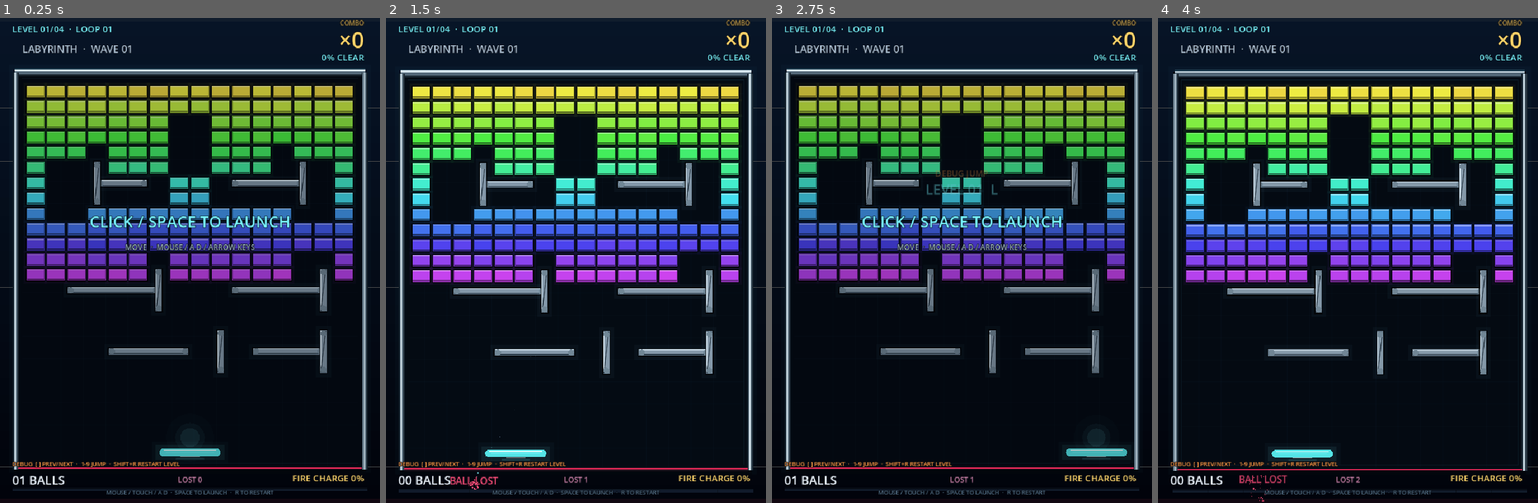
Above: before the commit, frames 1-4 (left to right).
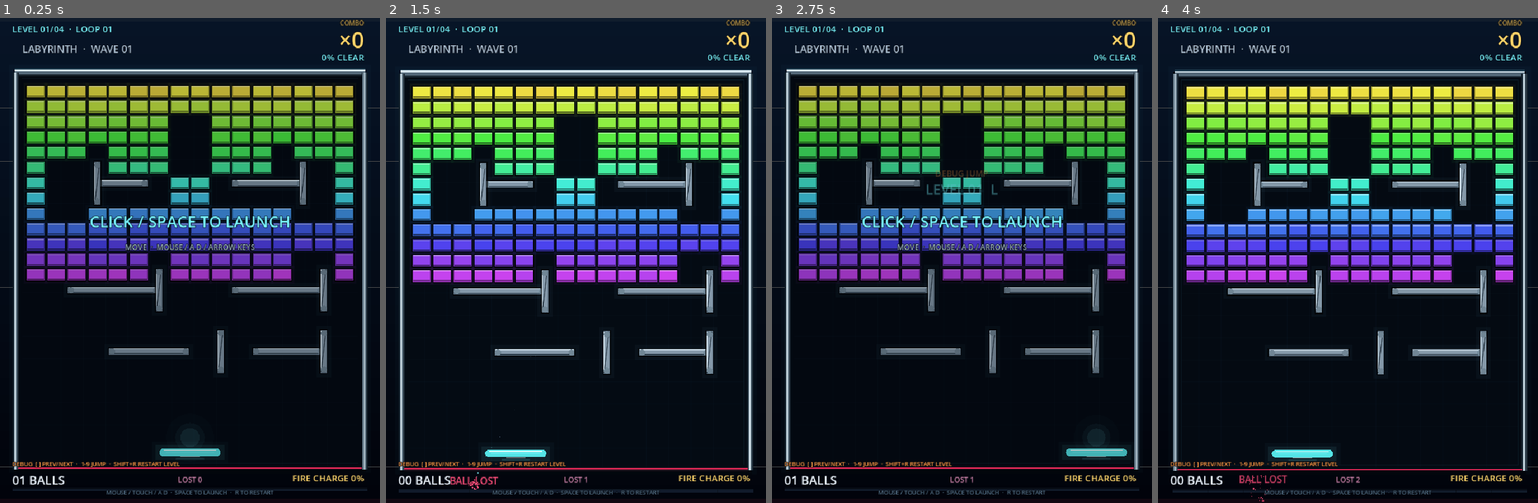
Above: after the commit, the same moments.

Repository: soryu-ryouji/ping-pong
Game: Godot game, scene res://main.tscn
The game is run twice, just before and just after one commit, with the same random seed, the same clock (stepped at 60 frames per second) and the same inputs.
Inputs (mouse positions are in pixels of both pictures, inside the frame that each line leads up to):
- Up to frame 1 (0.25 s): no input
- Up to frame 2 (1.5 s): tap Enter at 0.5, 0.6 s; move the mouse to (659, 236) at 0.52 s; hold Right (ui_right) 0.53-1.25 s; click (659, 236) at 0.67 s; tap Space at 0.77 s; drag from (500, 284) to (557, 357) at 1.27 s
- Up to frame 3 (2.75 s): move the mouse to (1000, 153) at 2.02 s; hold Right (ui_right) from 2.03 s (still down); tap 1 at 2.1 s
- Up to frame 4 (4 s): release Right (ui_right) at 2.75 s; drag from (1329, 357) to (1234, 187) at 2.77 s; move the mouse to (1462, 333) at 3.52 s; hold Left (ui_left) from 3.53 s (still down); tap Enter at 3.6 s; tap Space at 3.77 s

The runs differ from the first frame. In frame 1, 1.3% of the frame differs, in the area x 12-93%, y 14-74%; in frame 2, 1.6%; in frame 3, 1.3%; in frame 4, 1.7%, in the area x 7-94%, y 14-74%.

Commit message:
feat: 支持关卡铺满场地布局

Diff:
--- a/resources/game_config.tres
+++ b/resources/game_config.tres
@@ -13,6 +13,9 @@
 inner_left = 42.0
 inner_right = 678.0
 inner_top = 118.0
+brick_area_margin = 8.0
+brick_area_max_height = 420.0
+brick_area_bottom = 772.0
 paddle_y = 824.0
 paddle_width = 116.0
 paddle_height = 14.0
--- a/scripts/core/game_world.gd
+++ b/scripts/core/game_world.gd
@@ -48,7 +48,7 @@
 func _init(game_config: GameConfig) -> void:
     config = game_config
     rng.seed = config.random_seed
-    levels = LevelLoader.load_manifest(config.level_manifest)
+    levels = LevelLoader.load_manifest(config.level_manifest, config)
 
 
 func reset_run() -> void:
--- a/scripts/data/game_config.gd
+++ b/scripts/data/game_config.gd
@@ -9,6 +9,9 @@
 @export var inner_left := 42.0
 @export var inner_right := 678.0
 @export var inner_top := 118.0
+@export var brick_area_margin := 8.0
+@export var brick_area_max_height := 420.0
+@export var brick_area_bottom := 772.0
 @export var paddle_y := 824.0
 @export var paddle_width := 116.0
 @export var paddle_height := 14.0
--- a/scripts/data/level_definition.gd
+++ b/scripts/data/level_definition.gd
@@ -21,6 +21,8 @@
 
 @export var layout_file := ""
 @export var display_name := ""
+@export var auto_layout := true
+@export var fill_field := false
 @export var rows := 0
 @export var columns := 0
 @export var brick_rows := 0
--- a/scripts/systems/level_loader.gd
+++ b/scripts/systems/level_loader.gd
@@ -4,7 +4,7 @@
 const COMMENT_PREFIXES := ["//", ";", "#"]
 
 
-static func load_manifest(manifest_path: String) -> Array[LevelDefinition]:
+static func load_manifest(manifest_path: String, config: GameConfig = null) -> Array[LevelDefinition]:
     var result: Array[LevelDefinition] = []
     if manifest_path.is_empty():
         push_error("Level manifest path is empty")
@@ -26,7 +26,7 @@
             var with_extension := level_path + ".txt"
             if FileAccess.file_exists(with_extension):
                 level_path = with_extension
-        var definition := load_definition(level_path)
+        var definition := load_definition(level_path, config)
         if definition != null:
             result.append(definition)
     if result.is_empty():
@@ -34,7 +34,7 @@
     return result
 
 
-static func load_definition(path: String) -> LevelDefinition:
+static func load_definition(path: String, config: GameConfig = null) -> LevelDefinition:
     if not FileAccess.file_exists(path):
         push_error("Level file not found: %s" % path)
         return null
@@ -45,6 +45,7 @@
 
     var definition := LevelDefinition.new()
     definition.layout_file = path
+    var layout_config: GameConfig = config if config != null else GameConfig.new()
     var grid_lines: PackedStringArray = []
     var symbol_colors := {}
     var walls: Array[Rect2] = []
@@ -74,10 +75,22 @@
 
     definition.rows = grid_lines.size()
     definition.columns = 0
-    for line in grid_lines:
+    definition.brick_rows = 0
+    for row in range(definition.rows):
+        var line := grid_lines[row]
         definition.columns = maxi(definition.columns, line.length())
+        for column in range(line.length()):
+            var symbol := line[column]
+            if symbol == "." or symbol == " " or symbol == "X" or symbol == "=" or symbol == "+":
+                continue
+            definition.brick_rows = maxi(definition.brick_rows, row + 1)
     definition.grid = grid_lines
     definition.symbol_colors = symbol_colors
+    if definition.auto_layout:
+        if definition.fill_field:
+            _apply_fill_layout(definition, layout_config)
+        else:
+            _apply_auto_layout(definition, layout_config)
 
     for row in range(definition.rows):
         for column in range(definition.columns):
@@ -98,7 +111,6 @@
             var symbol := _symbol_at(grid_lines[row], column)
             if symbol == "." or symbol == " " or symbol == "X" or symbol == "=" or symbol == "+":
                 continue
-            definition.brick_rows = maxi(definition.brick_rows, row + 1)
             brick_symbols += 1
             var rect := Rect2(
                 definition.brick_origin + Vector2(column, row) * definition.brick_step,
@@ -141,6 +153,10 @@
             definition.brick_size = _parse_vector2(value, definition.brick_size)
         "step":
             definition.brick_step = _parse_vector2(value, definition.brick_step)
+        "auto_layout":
+            definition.auto_layout = _parse_bool(value)
+        "fill_field":
+            definition.fill_field = _parse_bool(value)
         "hue_start":
             definition.hue_start = value.to_float()
         "hue_end":
@@ -177,6 +193,11 @@
     return Vector2(parts[0], parts[1])
 
 
+static func _parse_bool(value: String) -> bool:
+    var normalized := value.strip_edges().to_lower()
+    return normalized == "true" or normalized == "1" or normalized == "yes" or normalized == "on"
+
+
 static func _parse_floats(value: String) -> PackedFloat32Array:
     var parts := value.replace(",", " ").replace("\t", " ").split(" ", false)
     var result := PackedFloat32Array()
@@ -207,6 +228,66 @@
         if wall.grow(3.0).intersects(rect):
             return true
     return false
+
+
+static func _apply_auto_layout(definition: LevelDefinition, config: GameConfig) -> void:
+    if definition.columns <= 0 or definition.brick_rows <= 0:
+        return
+    var natural_width := float(definition.columns - 1) * definition.brick_step.x + definition.brick_size.x
+    var natural_height := float(definition.brick_rows - 1) * definition.brick_step.y + definition.brick_size.y
+    var natural_total_height := float(definition.rows - 1) * definition.brick_step.y + definition.brick_size.y
+    var available_width := maxf(1.0, config.inner_right - config.inner_left - config.brick_area_margin * 2.0)
+    var available_height := maxf(1.0, config.brick_area_max_height)
+    var available_total_height := maxf(1.0, config.field_bottom - definition.brick_origin.y - 120.0)
+
+    var scale := 1.0
+    if natural_width > available_width:
+        scale = minf(scale, available_width / natural_width)
+    if natural_height > available_height:
+        scale = minf(scale, available_height / natural_height)
+    if natural_total_height > available_total_height:
+        scale = minf(scale, available_total_height / natural_total_height)
+    scale = clampf(scale, 0.2, 1.0)
+
+    definition.brick_size *= scale
+    definition.brick_step *= scale
+    definition.wall_thickness = maxf(2.0, definition.wall_thickness * scale)
+
+    var grid_width := float(definition.columns - 1) * definition.brick_step.x + definition.brick_size.x
+    definition.brick_origin.x = config.inner_left + (config.inner_right - config.inner_left - grid_width) * 0.5
+
+
+static func _apply_fill_layout(definition: LevelDefinition, config: GameConfig) -> void:
+    if definition.columns <= 0 or definition.rows <= 0:
+        return
+    var old_size := definition.brick_size
+    var old_step := definition.brick_step
+    var size_ratio_x := old_size.x / maxf(old_step.x, 0.001)
+    var size_ratio_y := old_size.y / maxf(old_step.y, 0.001)
+    var area_left := config.inner_left
+    var area_right := config.inner_right
+    var area_top := definition.brick_origin.y
+    var area_bottom := maxf(area_top + 1.0, config.brick_area_bottom)
+    var available_width := maxf(1.0, area_right - area_left)
+    var available_height := maxf(1.0, area_bottom - area_top)
+
+    definition.brick_step = Vector2(
+        available_width / float(definition.columns),
+        available_height / float(definition.rows)
+    )
+    definition.brick_size = Vector2(
+        definition.brick_step.x * size_ratio_x,
+        definition.brick_step.y * size_ratio_y
+    )
+    definition.brick_origin = Vector2(
+        area_left + (definition.brick_step.x - definition.brick_size.x) * 0.5,
+        area_top + (definition.brick_step.y - definition.brick_size.y) * 0.5
+    )
+    var scale := minf(
+        definition.brick_size.x / maxf(old_size.x, 0.001),
+        definition.brick_size.y / maxf(old_size.y, 0.001)
+    )
+    definition.wall_thickness = maxf(2.0, definition.wall_thickness * scale)
 
 
 static func _append_thin_walls(
--- a/tests/level_test.gd
+++ b/tests/level_test.gd
@@ -6,6 +6,7 @@
 func _initialize() -> void:
     test_manifest_and_parse()
     test_generation()
+    test_auto_layout()
     if failures == 0:
         print("LEVEL TEST PASS")
     quit(1 if failures > 0 else 0)
@@ -15,7 +16,7 @@
     var config: GameConfig = load("res://resources/game_config.tres")
     check(config.level_manifest == "res://resources/levels/levels.txt", "Unexpected level manifest path")
 
-    var levels := LevelLoader.load_manifest(config.level_manifest)
+    var levels := LevelLoader.load_manifest(config.level_manifest, config)
     check(levels.size() >= 1, "Level manifest should load at least one level")
     for definition in levels:
         check(definition.rows > 0, "Level has no rows: %s" % definition.layout_file)
@@ -25,7 +26,7 @@
             check(line.length() > 0, "Empty grid line in %s" % definition.layout_file)
             check(line.length() <= definition.columns, "Grid line wider than columns in %s" % definition.layout_file)
 
-    var labyrinth := LevelLoader.load_definition("res://resources/levels/01_labyrinth.txt")
+    var labyrinth := LevelLoader.load_definition("res://resources/levels/01_labyrinth.txt", config)
     check(labyrinth != null, "Labyrinth sample should load")
     if labyrinth != null:
         check(labyrinth.display_name == "Labyrinth", "Labyrinth name mismatch")
@@ -38,7 +39,7 @@
                 break
         check(thin_found, "Labyrinth should generate thin + walls")
 
-    var corridors := LevelLoader.load_definition("res://resources/levels/02_corridors.txt")
+    var corridors := LevelLoader.load_definition("res://resources/levels/02_corridors.txt", config)
     check(corridors != null, "Corridors sample should load")
     if corridors != null:
         check(corridors.walls.size() > 0, "Corridors should parse + cells as walls")
@@ -58,7 +59,7 @@
 
 func test_generation() -> void:
     var config: GameConfig = load("res://resources/game_config.tres")
-    var levels := LevelLoader.load_manifest(config.level_manifest)
+    var levels := LevelLoader.load_manifest(config.level_manifest, config)
     var rng := RandomNumberGenerator.new()
     rng.seed = 12345
 
@@ -73,14 +74,14 @@
                     break
         check(not overlap, "Brick overlaps a wall in %s" % definition.layout_file)
 
-    var labyrinth := LevelLoader.load_definition("res://resources/levels/01_labyrinth.txt")
+    var labyrinth := LevelLoader.load_definition("res://resources/levels/01_labyrinth.txt", config)
     var labyrinth_colors := {}
     if labyrinth != null:
         for brick in LevelGenerator.generate(labyrinth, rng):
             labyrinth_colors[brick.color.to_html(false)] = true
     check(labyrinth_colors.size() >= 3, "Gradient bricks should produce multiple colors")
 
-    var corridors := LevelLoader.load_definition("res://resources/levels/02_corridors.txt")
+    var corridors := LevelLoader.load_definition("res://resources/levels/02_corridors.txt", config)
     var override_color := Color("#ff6b6b")
     var override_found := false
     if corridors != null:
@@ -94,6 +95,41 @@
     )
 
 
+func test_auto_layout() -> void:
+    var config: GameConfig = load("res://resources/game_config.tres")
+    var line := LevelLoader.load_definition("res://resources/levels/04_line.txt", config)
+    check(line != null, "Line sample should load with auto layout")
+    if line != null:
+        check(line.columns == 24, "Line should keep its 24-column grid")
+        check(line.fill_field, "Line should use fill layout")
+        check(line.brick_size.x < 34.0, "Wide Level should scale bricks down")
+        check(line.brick_size.y < 23.0, "Wide Level should scale brick height too")
+        check(line.brick_origin.x >= config.inner_left - 0.01, "Auto layout should stay inside the field")
+        var grid_right := line.brick_origin.x + float(line.columns - 1) * line.brick_step.x + line.brick_size.x
+        check(grid_right <= config.inner_right + 0.01, "Auto layout should fit the right edge")
+        check(absf(line.brick_origin.x - config.inner_left) < 5.0, "Fill layout should use the left edge")
+        check(absf(grid_right - config.inner_right) < 5.0, "Fill layout should use the right edge")
+        var grid_bottom := line.brick_origin.y + float(line.rows - 1) * line.brick_step.y + line.brick_size.y
+        check(absf(grid_bottom - config.brick_area_bottom) < 5.0, "Fill layout should use the bottom edge")
+        var overflow := false
+        for wall in line.walls:
+            if (
+                wall.position.x < config.field_left - 0.01
+                or wall.end.x > config.field_right + 0.01
+                or wall.position.y < config.inner_top - 0.01
+                or wall.end.y > config.field_bottom + 0.01
+            ):
+                overflow = true
+                break
+        check(not overflow, "Line walls should stay inside the play field")
+
+    var labyrinth := LevelLoader.load_definition("res://resources/levels/01_labyrinth.txt", config)
+    check(labyrinth != null, "Labyrinth sample should load")
+    if labyrinth != null:
+        check(is_equal_approx(labyrinth.brick_size.x, 34.0), "Standard-width Level should not scale")
+        check(is_equal_approx(labyrinth.brick_size.y, 23.0), "Standard-height Level should not scale")
+
+
 func check(condition: bool, message: String) -> void:
     if not condition:
         failures += 1
Not shown, changed: resources/levels/04_line.txt
Not shown, changed: docs/implementation.md
Not shown, changed: docs/levels.md
